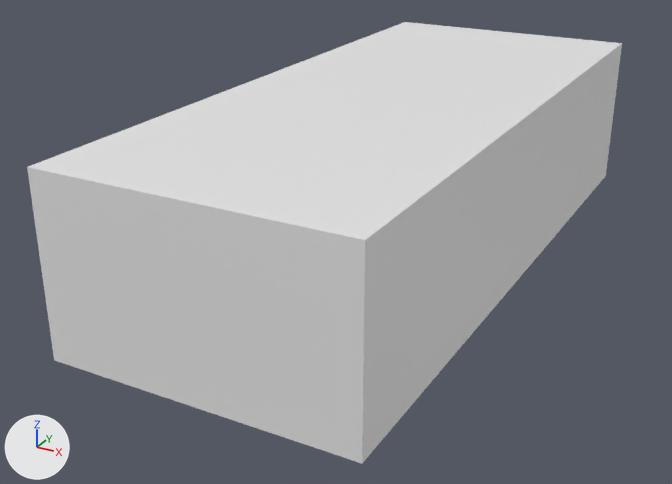
An edit to the Blender file Assets/Models/Blend Files/ProtoKart.blend, drawn before and after from the same camera.
Rendered twice from a 50 mm camera at (2.27, -4.8, 2.17) aimed at (-0.23, -0.25, -0.11). Every picture has the same lights, and +X, +Y and +Z are marked at lower left.

The first picture shows 'CarBody'.
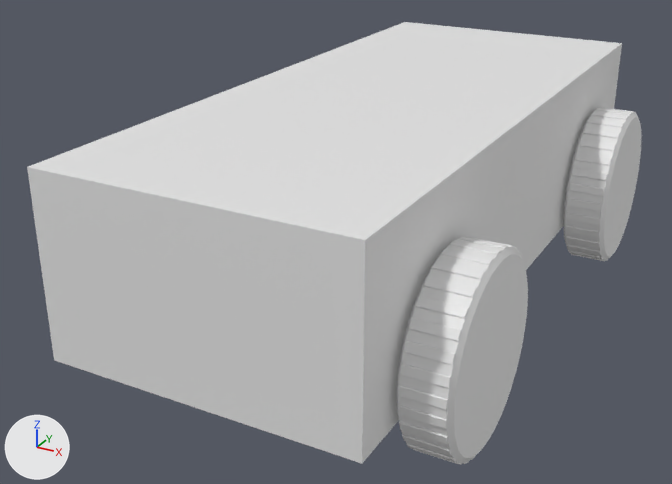
What differs and where, as boxes [x1, y1, x2, y2] in the pictures (672 x 484 px):
```json
{"object": "Wheel FL", "change": "shown", "after": [397, 236, 528, 465]}
{"object": "Wheel BL", "change": "shown", "after": [564, 107, 641, 261]}
```

The change, as JSON lines over the scene's bpy script:
```json
{"op": "remove", "block": "ob_wheel_bl", "code": "ob_wheel_bl.hide_render = True"}
{"op": "remove", "block": "ob_wheel_fl", "code": "ob_wheel_fl.hide_render = True"}
```
